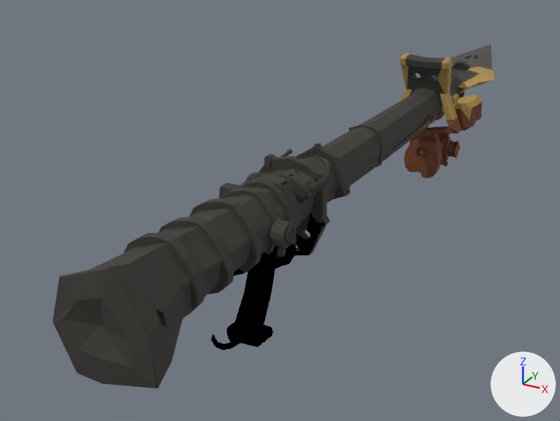
The glTF model models/lance_tripo.glb, before and after one commit.
Camera for both pictures: a camera (50 mm lens) standing at (0.421, -0.707, 0.367) and looking at (-0.113, 0.264, -0.119). The lights are fixed; the arrows at lower right show +X, +Y and +Z. The older version comes first. Vertices at exactly the same position are counted once.

The first picture shows 'Lance', 'LanceHarpoon'.
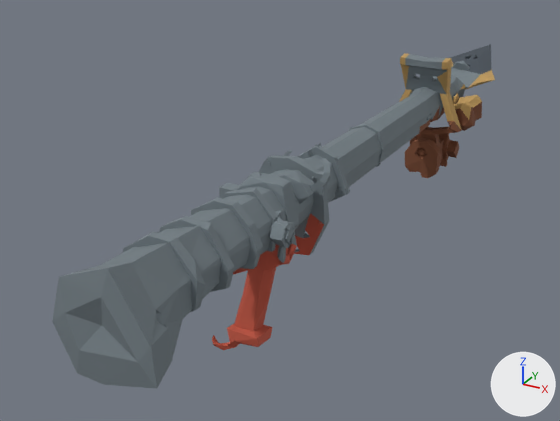
Location of each change, [x1, y1, x2, y2] in pixels of the pictures (560 x 421 px):
'Lance', recoloured (dark grey to grey)
    both: [53, 101, 421, 388]
'LanceHarpoon', recoloured, reshaped (lighter)
    both: [399, 44, 495, 178]

Edits to the bpy script that builds the scene:
```text
Change mat_lance_iron:
    mat_lance_iron.base_color: (0.045, 0.04, 0.034) -> (0.175, 0.212, 0.235)  # dark grey #3c3834 -> grey #747f85
Change mat_lance_cloth:
    mat_lance_cloth.base_color: (0.3, 0.19, 0.08) -> (0.503, 0.0887, 0.0513)  # brown #957950 -> red #bc5440
Change me_meshes_0__007:
    used by ob_lanceharpoon; location = (0.0, 0.5, 0.0)
    remove me_meshes_0__007.from_pydata(...)  # 1023 vertices, 2005 faces; spans x -0.082..0.082, y 0.0..0.491, z -0.146..0.074
    add me_meshes_0__007.from_pydata(...)  # 433 vertices, 841 faces; spans x -0.082..0.082, y 0.0..0.491, z -0.146..0.073
    me_meshes_0__007 part 1: 73 vertices moved from x -0.06..0.078, y 0.0..0.382, z -0.145..0.06 to x -0.064..0.078, y 0.029..0.385, z -0.145..0.062; 838 vertices removed from x -0.065..0.08, y 0.0..0.386, z -0.146..0.074; 248 vertices added at x -0.065..0.08, y 0.0..0.383, z -0.146..0.073
```
